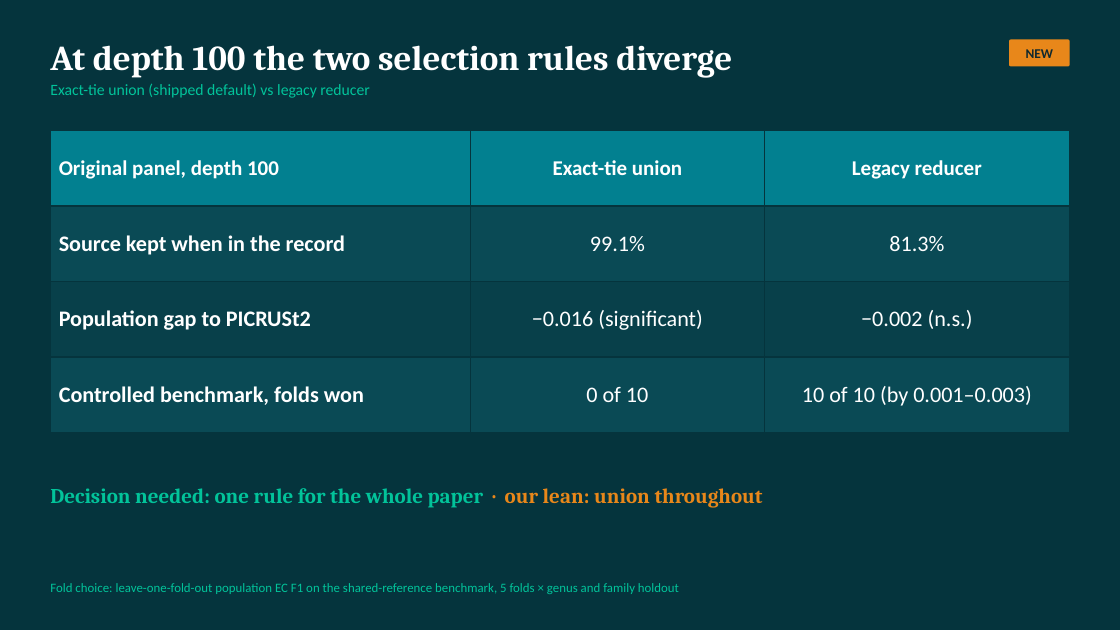
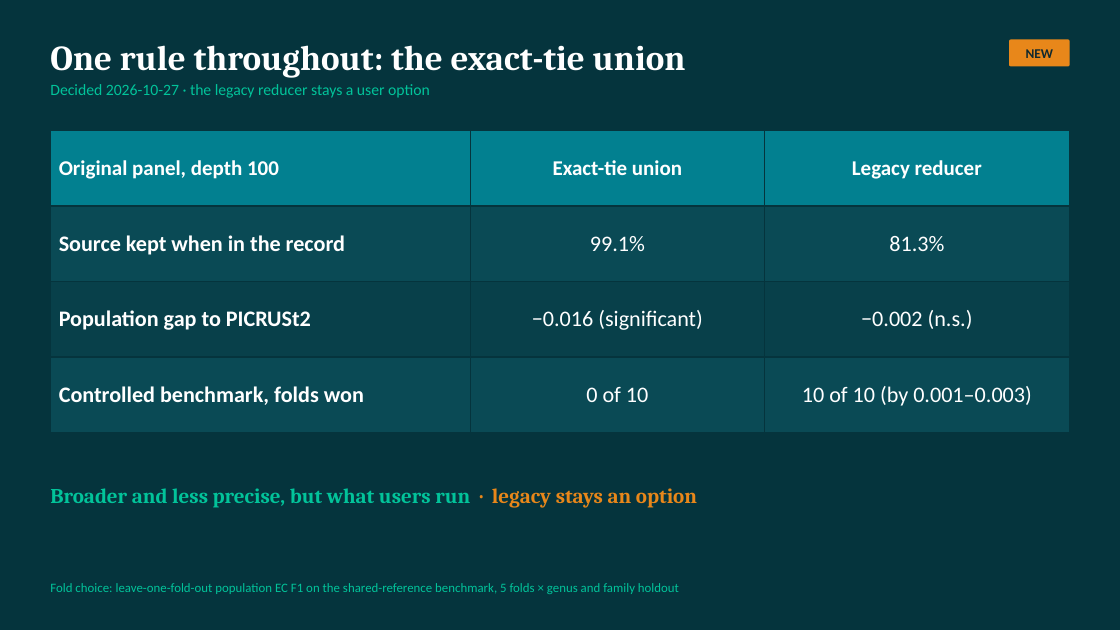
Before and after one commit to freiburgermsu/prFBA, a slide deck: slide 24 of presentations/prFBA_updates_2026-10.pptx. Drawn at 1120x630 pixels with LibreOffice and Linux fonts; fonts in the diff are those of the drawing. Boxes give left, top, right and bottom in pixels: in the first picture for what was removed or moved away, otherwise in the second. Text is boxed around its words. In the diff, an @@ line names an element or a change of style, - is before the commit and + after.

```diff
--- a/presentations/prFBA_updates_2026-10.pptx
+++ b/presentations/prFBA_updates_2026-10.pptx
@@ text at [50,45,686,98]: text changed @@
-At depth 100 the two selection rules diverge
-Exact-tie union (shipped default) vs legacy reducer
+One rule throughout: the exact-tie union
+Decided 2026-10-27 · the legacy reducer stays a user option
@@ text at [50,488,697,508]: text changed @@
-Decision needed: one rule for the whole paper · our lean: union throughout
+Broader and less precise, but what users run · legacy stays an option
```
Also in this commit, not shown: 18 other slides changed, 29 other files.
